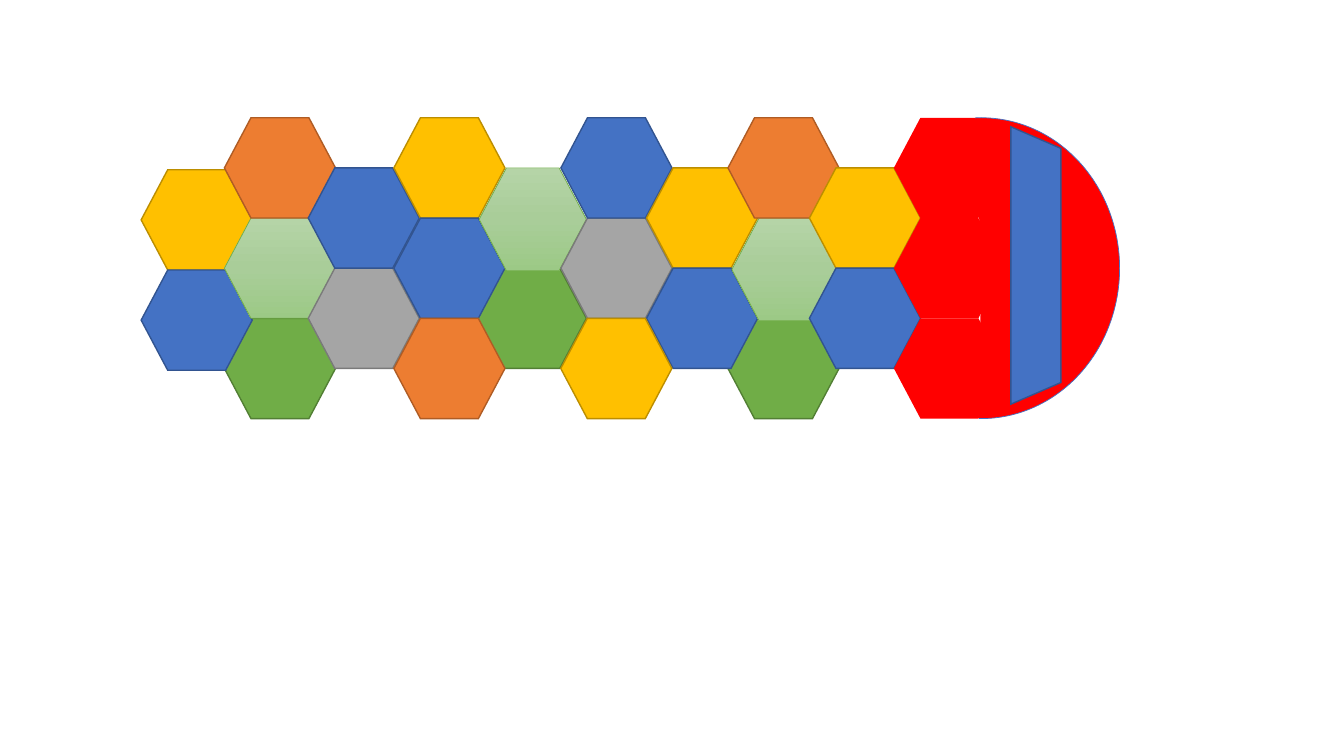
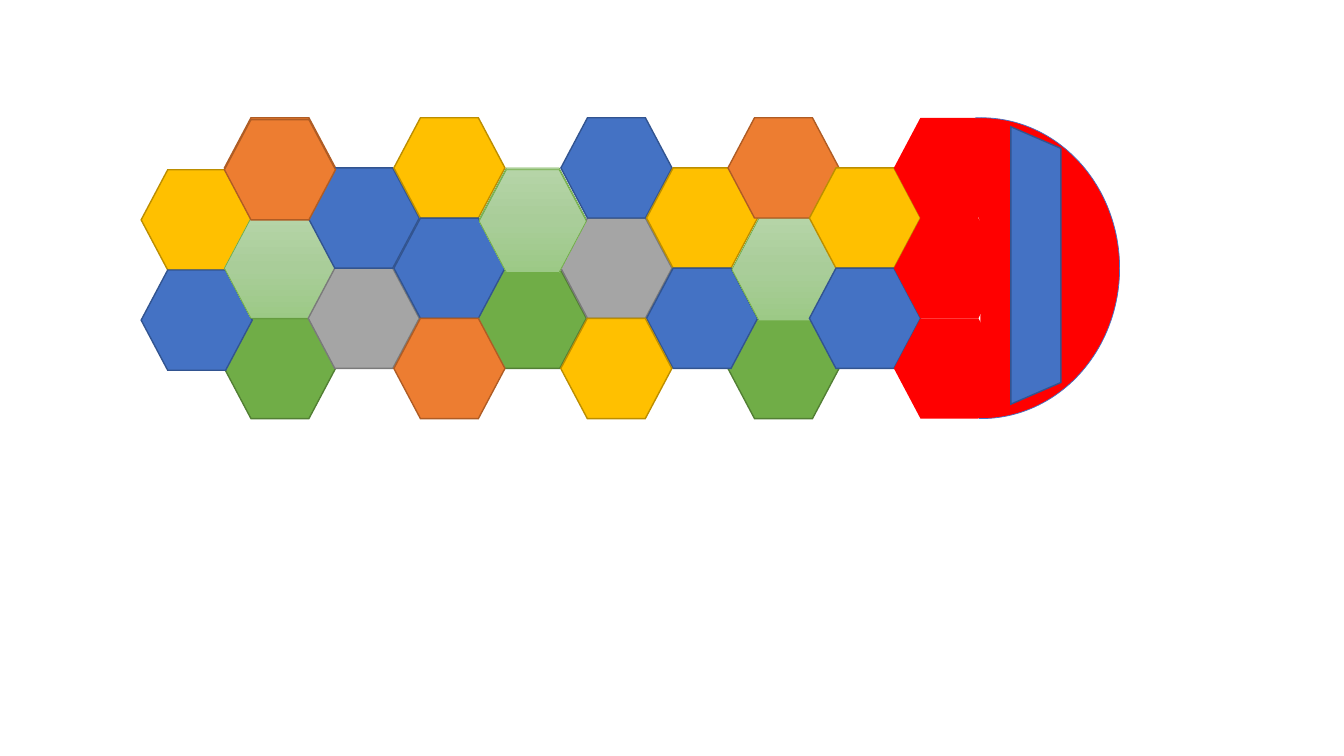
Before and after one commit to dperobotics/research-project, a slide deck: slide 3 of the hive bus.pptx (slide 2 before the commit). Drawn at 1344x756 pixels with LibreOffice and Linux fonts; fonts in the diff are those of the drawing. Boxes give left, top, right and bottom in pixels: in the first picture for what was removed or moved away, otherwise in the second. Text is boxed around its words. In the diff, an @@ line names an element or a change of style, - is before the commit and + after.

```diff
--- a/the hive bus.pptx
+++ b/the hive bus.pptx
@@ hexagon added at [225, 120, 336, 220], fill #ED7D31, outline #AF5C24 1 pt @@
@@ hexagon added at [479, 169, 586, 272], fill gradient #B5D5A7 to #AACE9A to #9CC987, outline #70AD47 0.5 pt @@
```
Also in this commit, not shown: 6 slides added, 1 slide removed.
